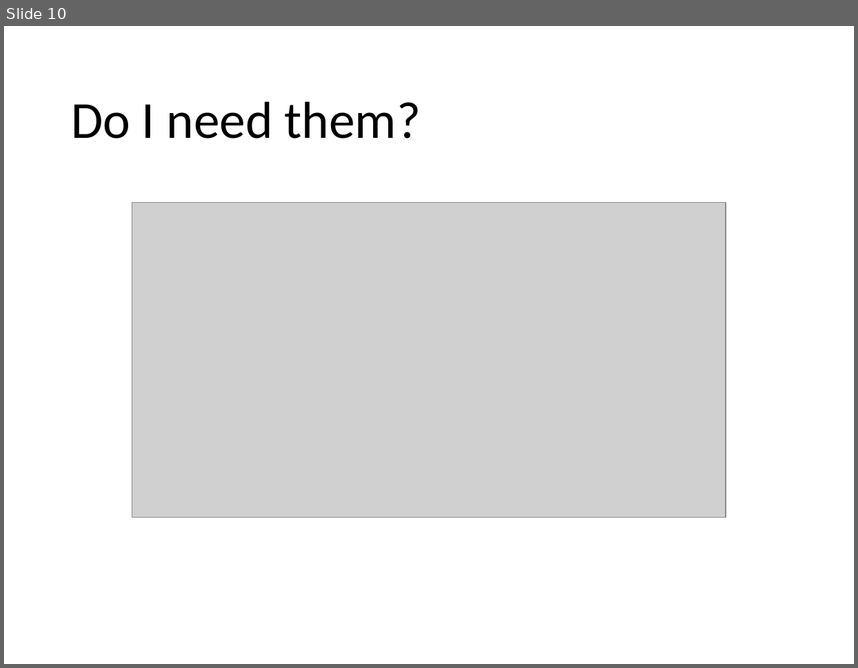
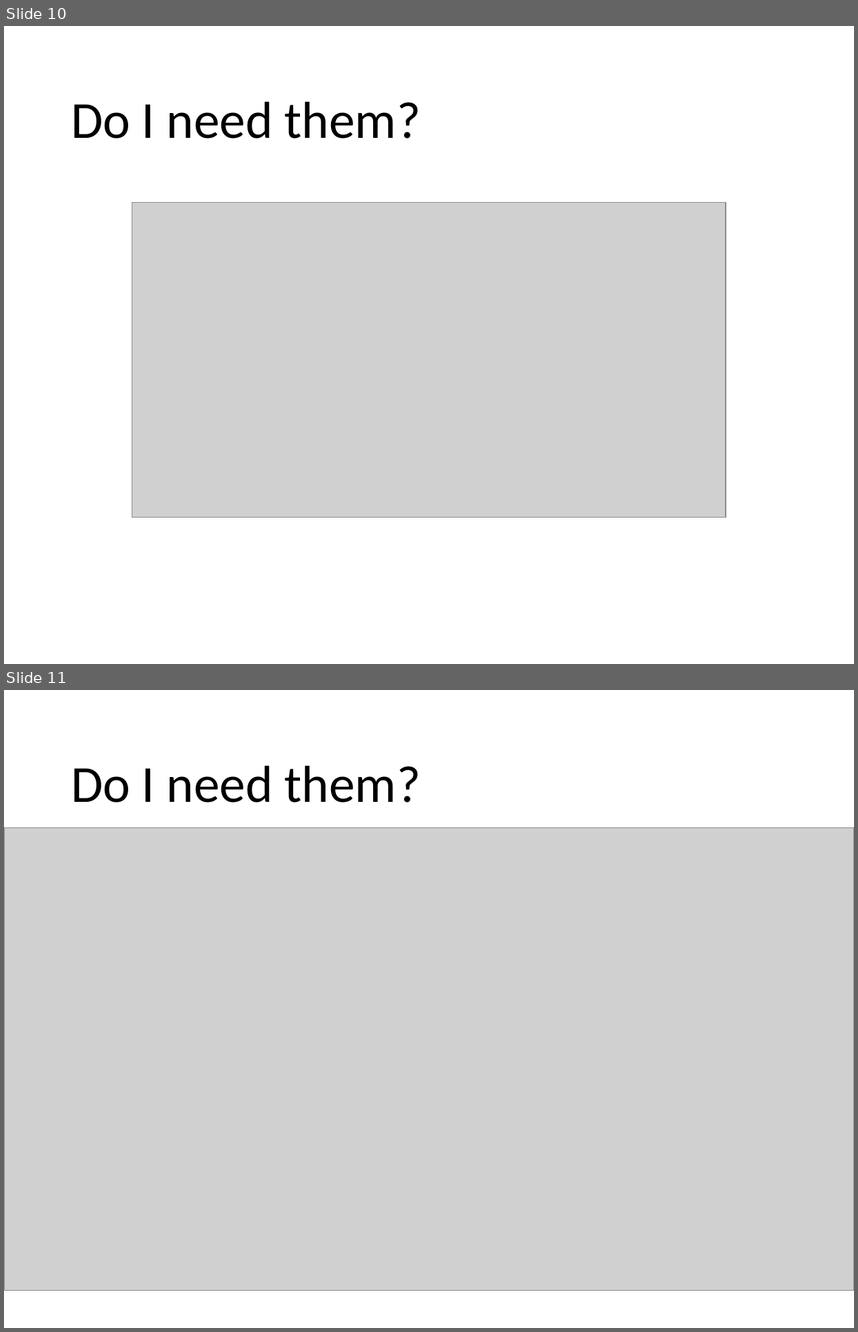
Before and after one commit to UomMobileDevelopment/Lesson_07-material, a slide deck: Lesson-07.pptx. Shown one above the other, each under a label of ours: slide 10 before the commit, slides 10 and 11 after it. The pictures are 858x668 and 858x1332 pixels, drawn with LibreOffice and Linux fonts; fonts in the diff are those of the drawing; grey boxes stand for pictures. Boxes give left, top, right and bottom in pixels: in the first picture for what was removed or moved away, otherwise in the second. Text is boxed around its words. In the diff, an @@ line names an element or a change of style, - is before the commit and + after.

```diff
--- a/Lesson-07.pptx
+++ b/Lesson-07.pptx
@@ slide 11 added at <box>4,690,854,1328</box>, background #FFFFFF @@
@@ title added at <box>71,765,421,802</box>, 44 pt, text #000000 @@
+Do I need them?
@@ picture added at <box>4,828,854,1290</box> @@
```
Also in this commit, not shown: 1 slide changed, 5 other slides added.
